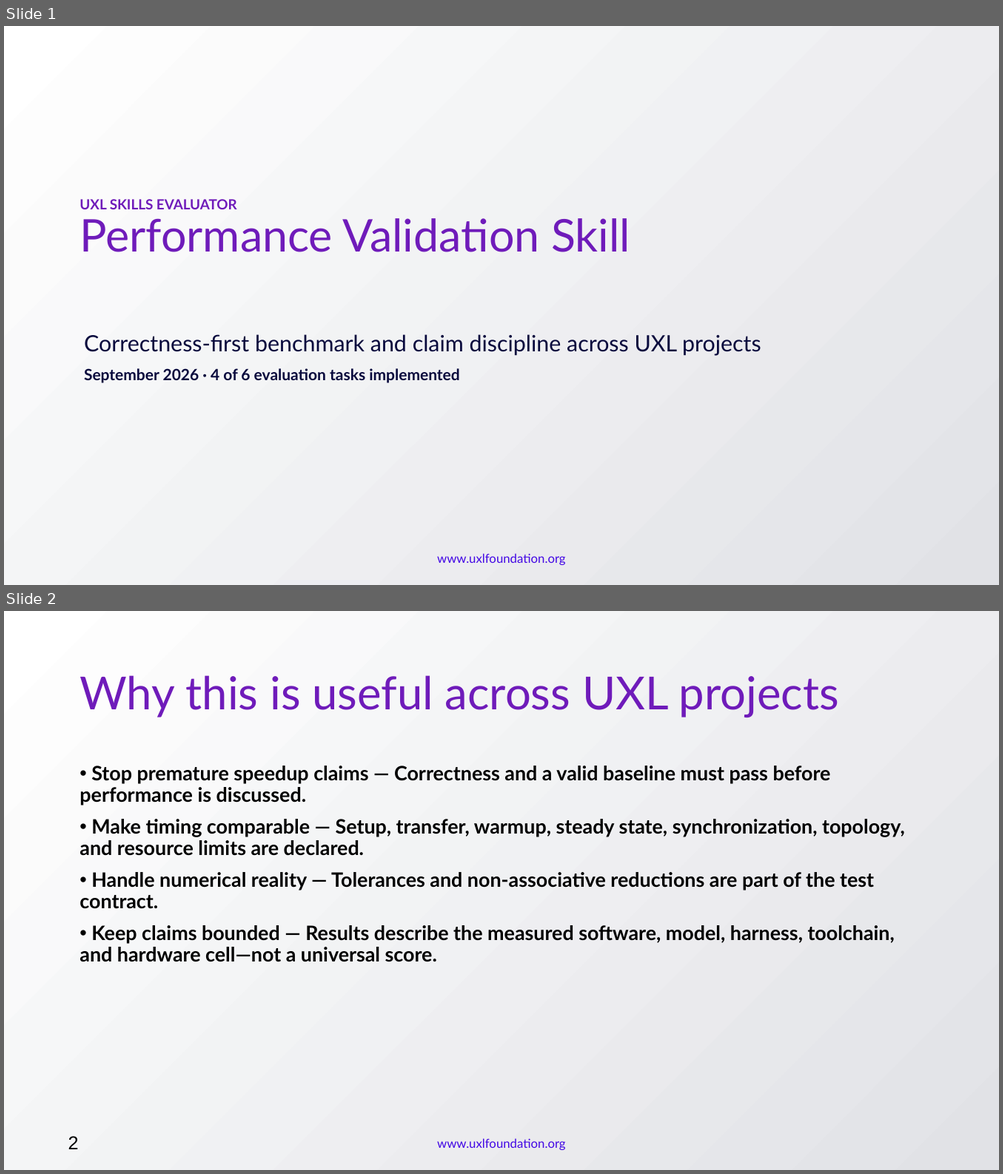
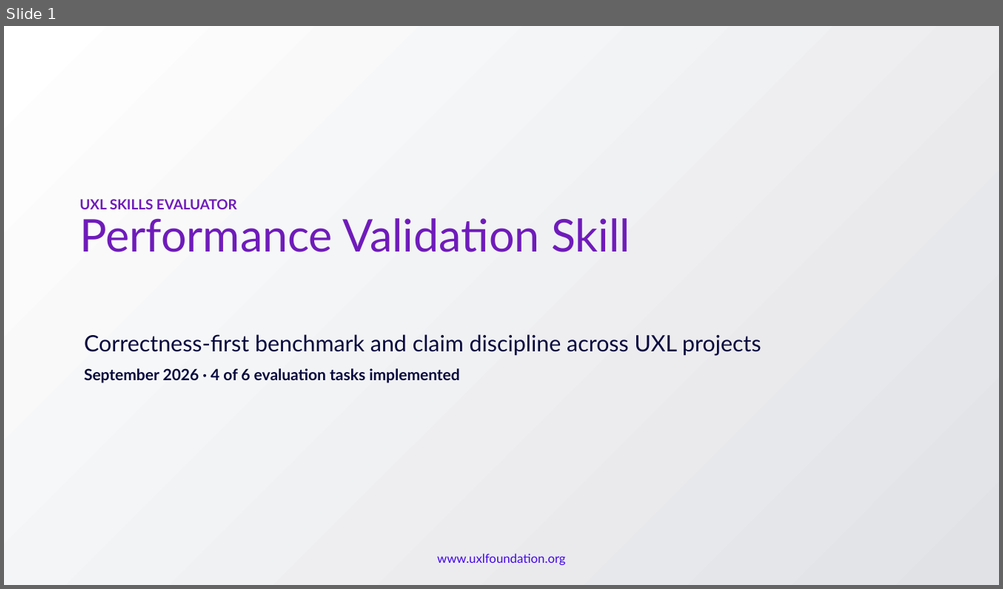
Before and after one commit to uxlfoundation/skills, a slide deck: evaluation/dashboard/public/decks/uxl-performance-validation-maintainer-briefing.pptx. Shown one above the other, each under a label of ours: slides 1 and 2 before the commit, slide 1 after it. The pictures are 1003x1174 and 1003x589 pixels, drawn with LibreOffice and Linux fonts; fonts in the diff are those of the drawing; background and template pictures are left out. Boxes give left, top, right and bottom in pixels: in the first picture for what was removed or moved away, otherwise in the second. Text is boxed around its words. In the diff, an @@ line names an element or a change of style, - is before the commit and + after.

```diff
--- a/evaluation/dashboard/public/decks/uxl-performance-validation-maintainer-briefing.pptx
+++ b/evaluation/dashboard/public/decks/uxl-performance-validation-maintainer-briefing.pptx
@@ slide 2 removed at <box>4,611,999,1170</box>, background gradient #FFFFFF to #E1E2E6; not listed: 1 template element that a slide beside it also shows @@
@@ title removed at <box>79,675,839,718</box> @@
-Why this is useful across UXL projects
@@ text removed at <box>79,766,905,963</box> @@
-• Stop premature speedup claims — Correctness and a valid baseline must pass before performance is discussed.
-• Make timing comparable — Setup, transfer, warmup, steady state, synchronization, topology, and resource limits are declared.
-• Handle numerical reality — Tolerances and non-associative reductions are part of the test contract.
-• Keep claims bounded — Results describe the measured software, model, harness, toolchain, and hardware cell—not a universal score.
@@ text removed at <box>68,1136,79,1150</box> @@
-2
```
Also in this commit, not shown: 5 slides changed, 22 other files.
